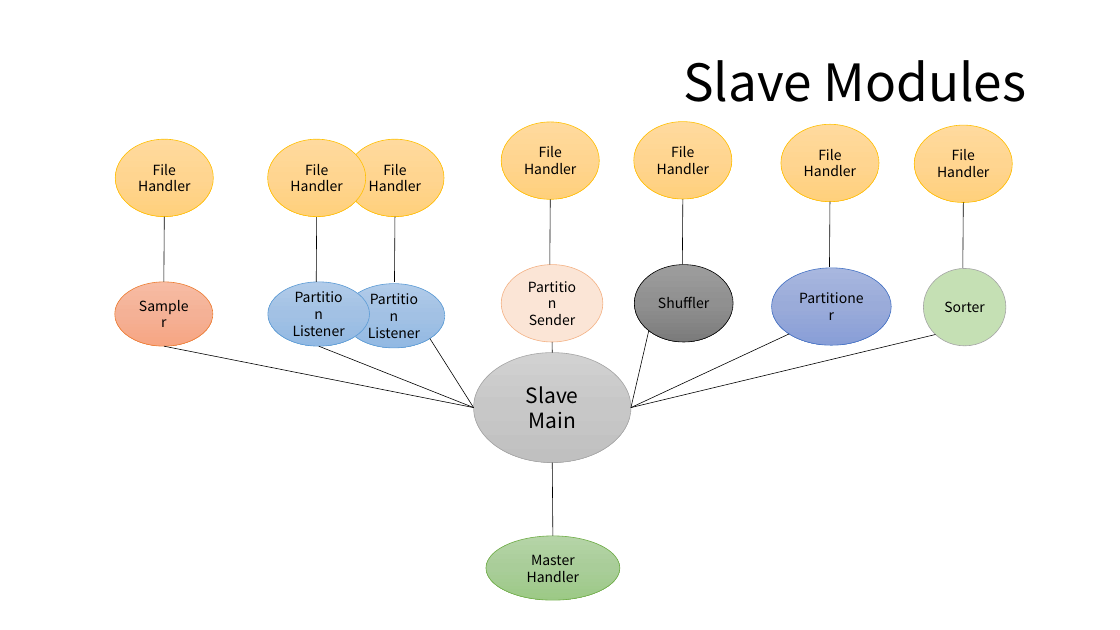
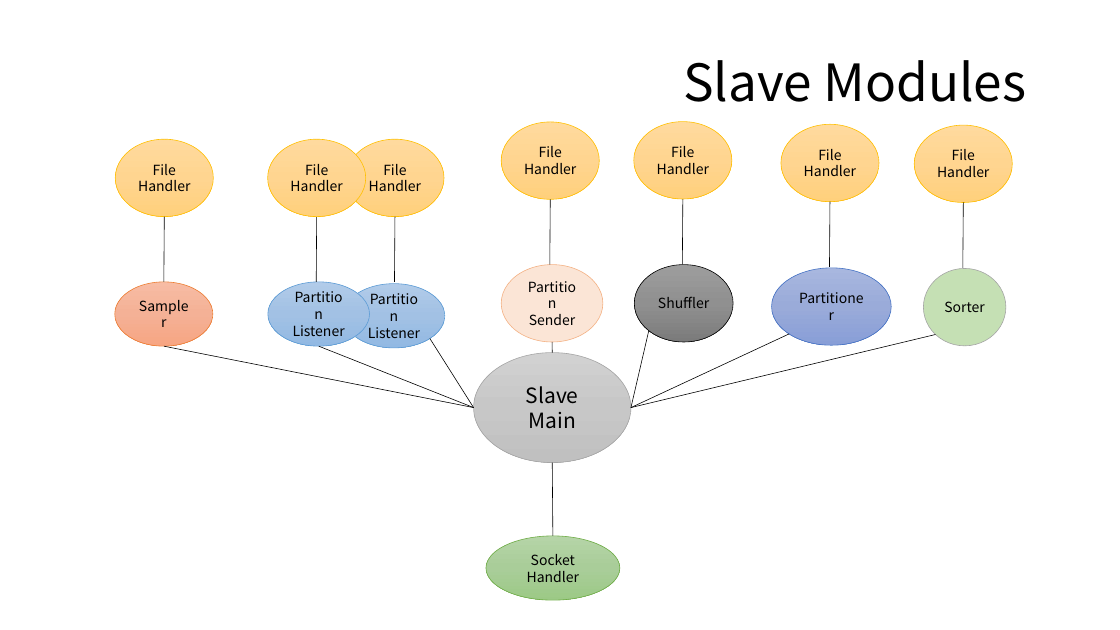
Before and after one commit to Eyebrowmoon/CS490, a slide deck: slide 15 of project.pptx. Drawn at 1120x630 pixels with LibreOffice and Linux fonts; fonts in the diff are those of the drawing. Boxes give left, top, right and bottom in pixels: in the first picture for what was removed or moved away, otherwise in the second. Text is boxed around its words. In the diff, an @@ line names an element or a change of style, - is before the commit and + after.

```diff
--- a/project.pptx
+++ b/project.pptx
@@ text in ellipse at [531,554,575,565]: text changed @@
-Master
+Socket
```
Also in this commit, not shown: 3 other slides changed, 8 other files.
